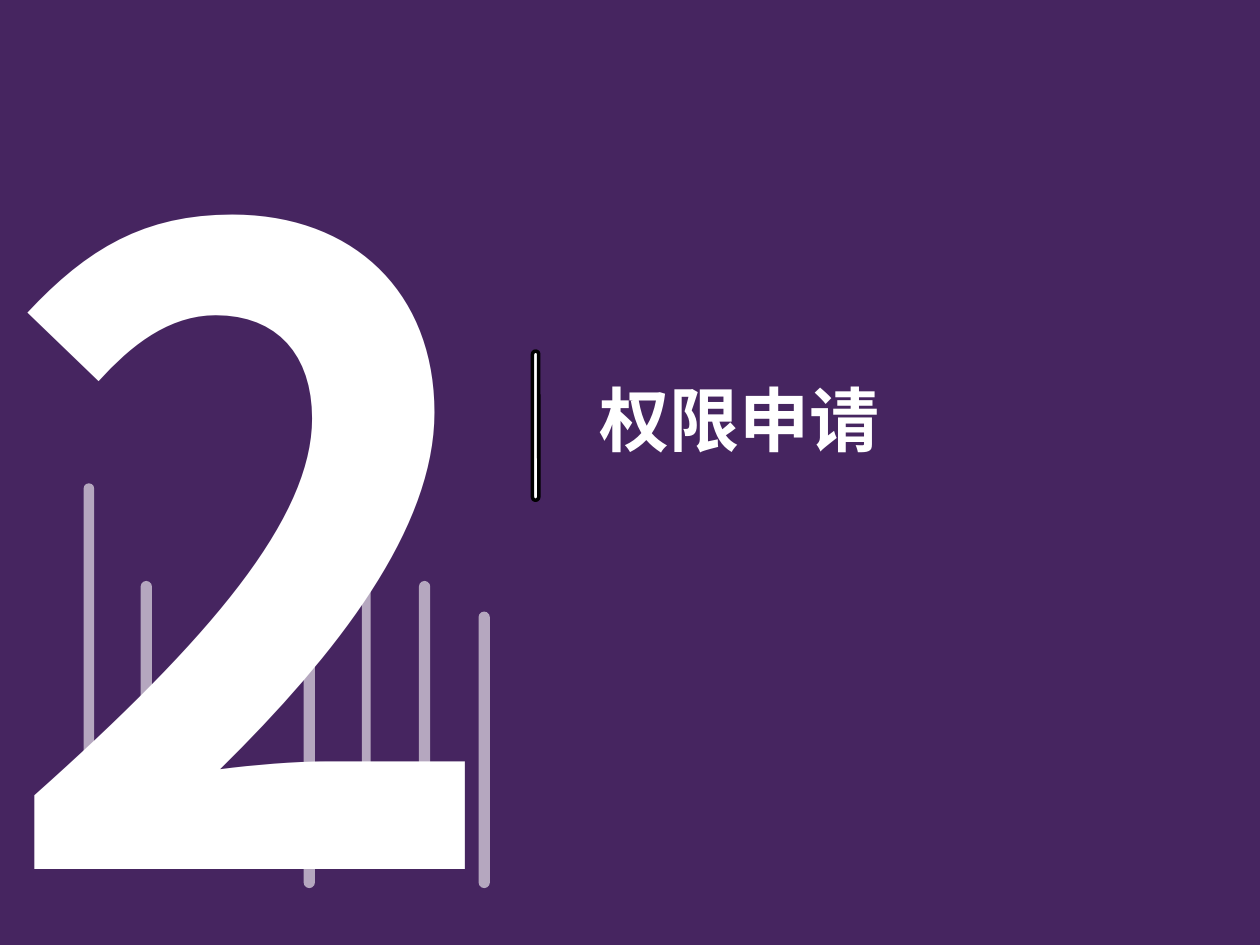
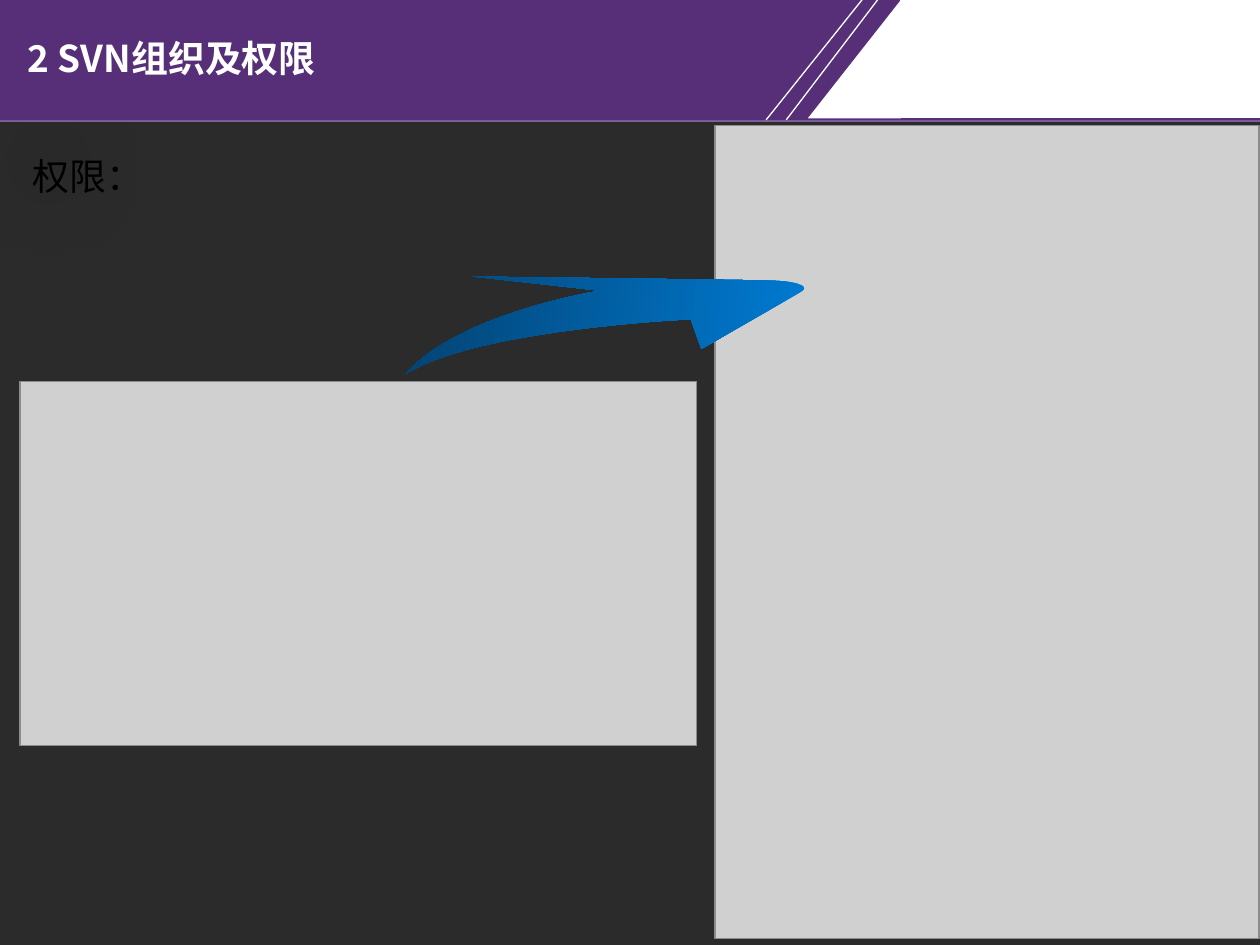
Before and after one commit to chrgu000/JuXin, a slide deck: slide 17 of Original/Files/天河制造/SVN培训PPT-20180416_v1.2.pptx (slide 6 before the commit). Drawn at 1260x945 pixels with LibreOffice and Linux fonts; fonts in the diff are those of the drawing; grey boxes stand for pictures; background and template pictures are left out; a plain dark background stands for a picture behind light text. Boxes give left, top, right and bottom in pixels: in the first picture for what was removed or moved away, otherwise in the second. Text is boxed around its words. In the diff, an @@ line names an element or a change of style, - is before the commit and + after.

```diff
--- a/Original/Files/天河制造/SVN培训PPT-20180416_v1.2.pptx
+++ b/Original/Files/天河制造/SVN培训PPT-20180416_v1.2.pptx
@@ rectangle removed at (0, 0, 1260, 945) @@
@@ group added at (0, 0, 1260, 120): 3 lines, 3 right triangles, 3 rectangles, 1 ellipse @@
@@ text at (27, 40, 316, 76): text changed; size 496 to 21.1 pt @@
-2
+2 SVN组织及权限
@@ picture added at (714, 125, 1259, 937) @@
@@ text at (32, 159, 143, 192): text changed; size 40 to 21.1 pt; text colour #FFFFFF to #000000; bold off @@
-权限申请
+权限：
@@ freeform shape added at (406, 249, 805, 407), fill gradient #007BD3 to #034373 @@
@@ rounded rectangle removed at (533, 352, 539, 500) @@
@@ picture added at (20, 382, 697, 746) @@
@@ rounded rectangle removed at (362, 408, 370, 868) @@
@@ rounded rectangle removed at (83, 484, 93, 869) @@
@@ rounded rectangle removed at (141, 581, 152, 857) @@
@@ rounded rectangle removed at (420, 581, 431, 857) @@
@@ rounded rectangle removed at (304, 611, 315, 887) @@
@@ rounded rectangle removed at (479, 611, 490, 887) @@
```
Also in this commit, not shown: 5 other slides changed, 5 slides added, 1 slide removed, 13 other files.
